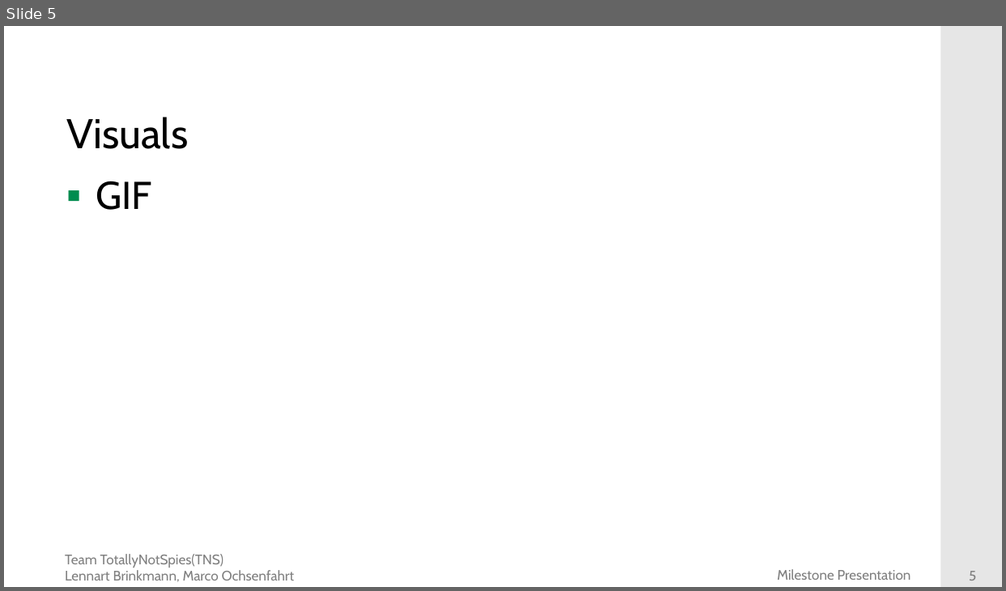
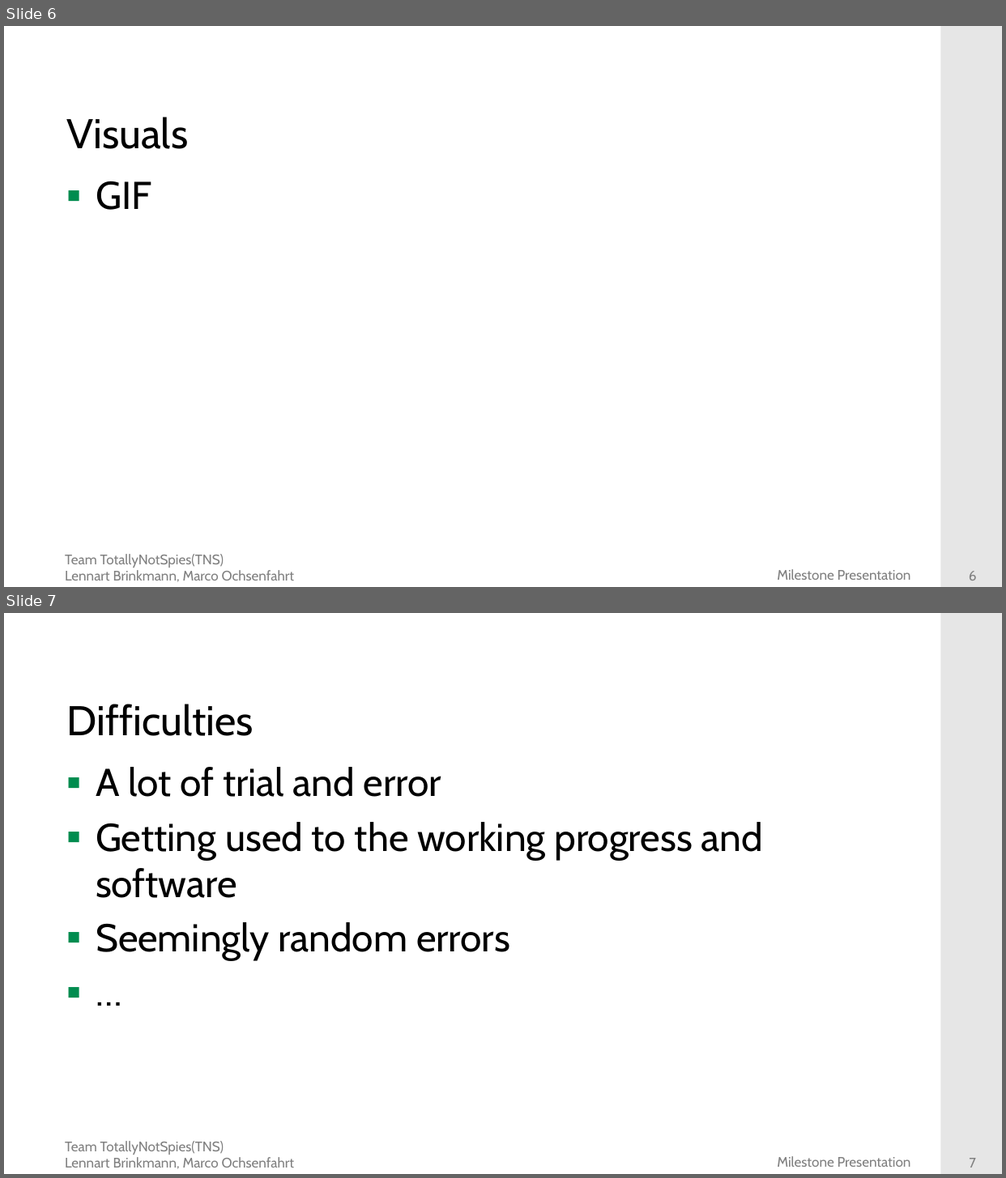
Before and after one commit to DieMango/PiB_Bri_Och, a slide deck: Milestone1 Presentation.pptx. Shown one above the other, each under a label of ours: slide 5 before the commit, slides 6 and 7 after it. The pictures are 1006x591 and 1006x1178 pixels, drawn with LibreOffice and Linux fonts; fonts in the diff are those of the drawing; background and template pictures are left out. Boxes give left, top, right and bottom in pixels: in the first picture for what was removed or moved away, otherwise in the second. Text is boxed around its words. In the diff, an @@ line names an element or a change of style, - is before the commit and + after.

```diff
--- a/Milestone1 Presentation.pptx
+++ b/Milestone1 Presentation.pptx
@@ slide 7 added at [4, 613, 1002, 1174], background #FFFFFF; not listed: 4 template elements that a slide beside it also shows @@
@@ title added at [66, 704, 253, 736], 30 pt, text #000000 @@
+Difficulties
@@ text added at [96, 767, 763, 961], 28 pt, text #000000 @@
+▪ A lot of trial and error
+▪ Getting used to the working progress and software
+▪ Seemingly random errors
+▪ …
@@ what was slide 5 is now slide 6 @@
@@ page number at [969, 571, 977, 581]: text changed @@
-5
+6
```
Also in this commit, not shown: 4 slides changed, 2 other slides added, 2 slides removed.
